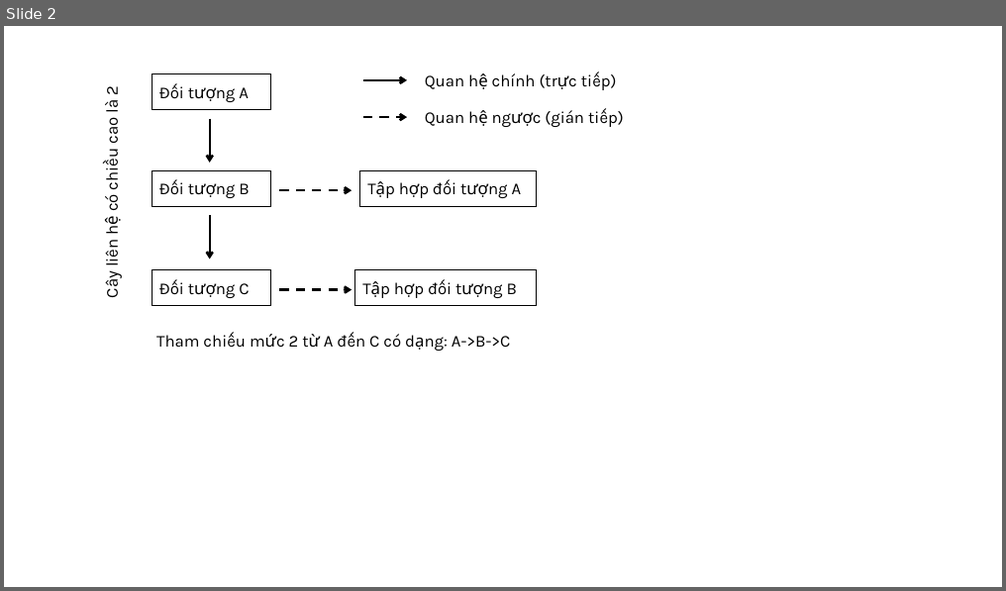
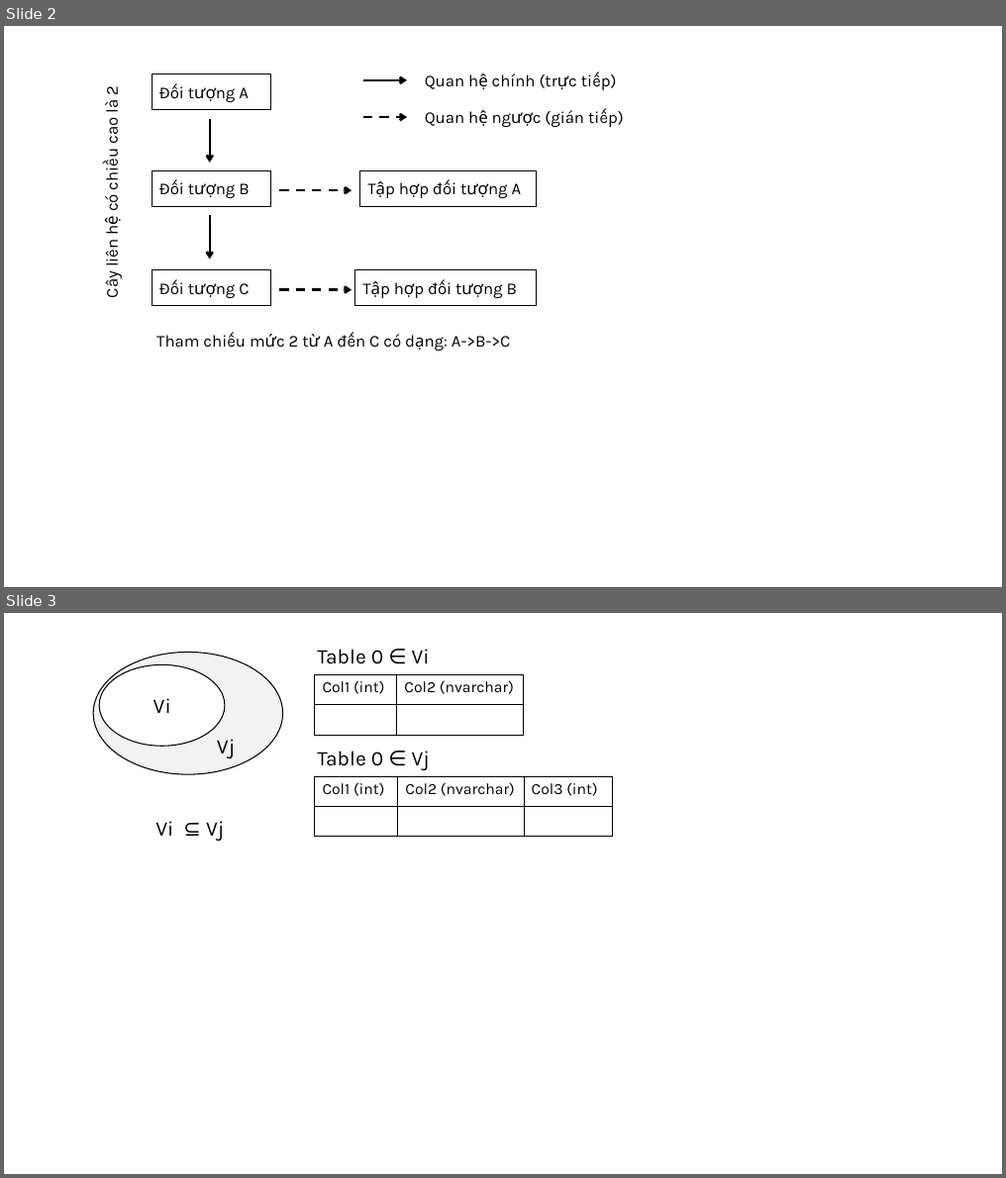
Before and after one commit to tuanhud/QuanLyTaiSan, a slide deck: _BaoCao/quocdunginfo/EF features model.pptx. Shown one above the other, each under a label of ours: slide 2 before the commit, slides 2 and 3 after it. The pictures are 1006x591 and 1006x1178 pixels, drawn with LibreOffice and Linux fonts; fonts in the diff are those of the drawing. Boxes give left, top, right and bottom in pixels: in the first picture for what was removed or moved away, otherwise in the second. Text is boxed around its words. In the diff, an @@ line names an element or a change of style, - is before the commit and + after.

```diff
--- a/_BaoCao/quocdunginfo/EF features model.pptx
+++ b/_BaoCao/quocdunginfo/EF features model.pptx
@@ slide 3 added at (4,613,1002,1174), background #FFFFFF @@
@@ ellipse added at (93,652,282,774), fill #F2F2F2, outline #000000 1 pt @@
@@ ellipse added at (99,664,225,746), fill #FFFFFF, outline #000000 1 pt @@
@@ text added at (317,649,430,664), 20 pt, text #000000 @@
+Table 0 ∈ Vi
@@ text added at (153,698,171,713), 20 pt, text #000000 @@
+Vi
@@ table added at (315,675,523,735), 2 rows, 2 columns @@
+Col1 (int) | Col2 (nvarchar)
+ | 
@@ text added at (217,739,235,759), 20 pt, text #000000 @@
+Vj
@@ text added at (317,751,430,770), 20 pt, text #000000 @@
+Table 0 ∈ Vj
@@ table added at (315,776,612,836), 2 rows, 3 columns @@
+Col1 (int) | Col2 (nvarchar) | Col3 (int)
+ |  | 
@@ text added at (155,821,224,841), 20 pt, text #000000 @@
+Vi ⊆ Vj
```
Also in this commit, not shown: 3 other slides added, 2 other files.
